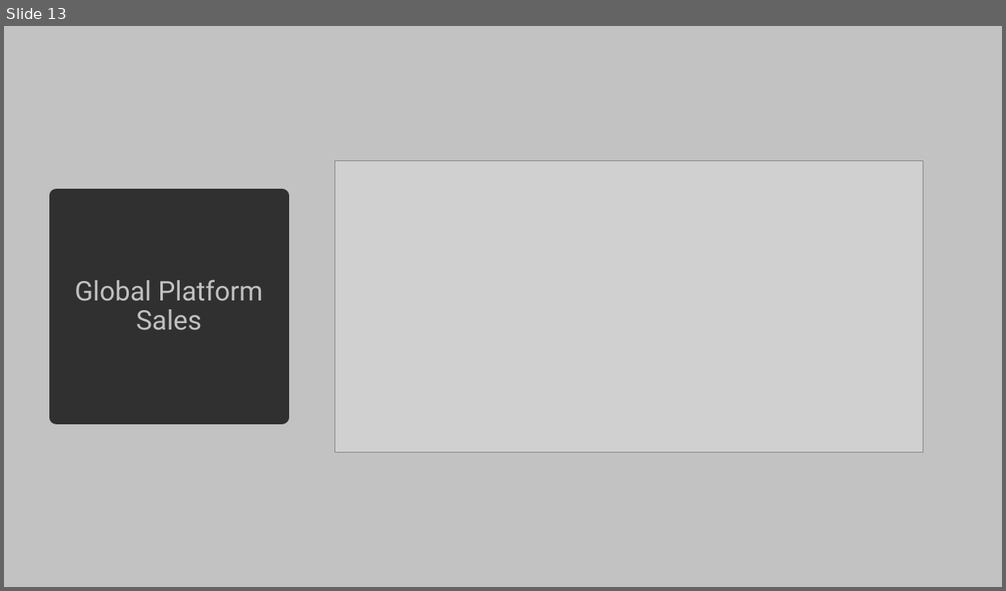
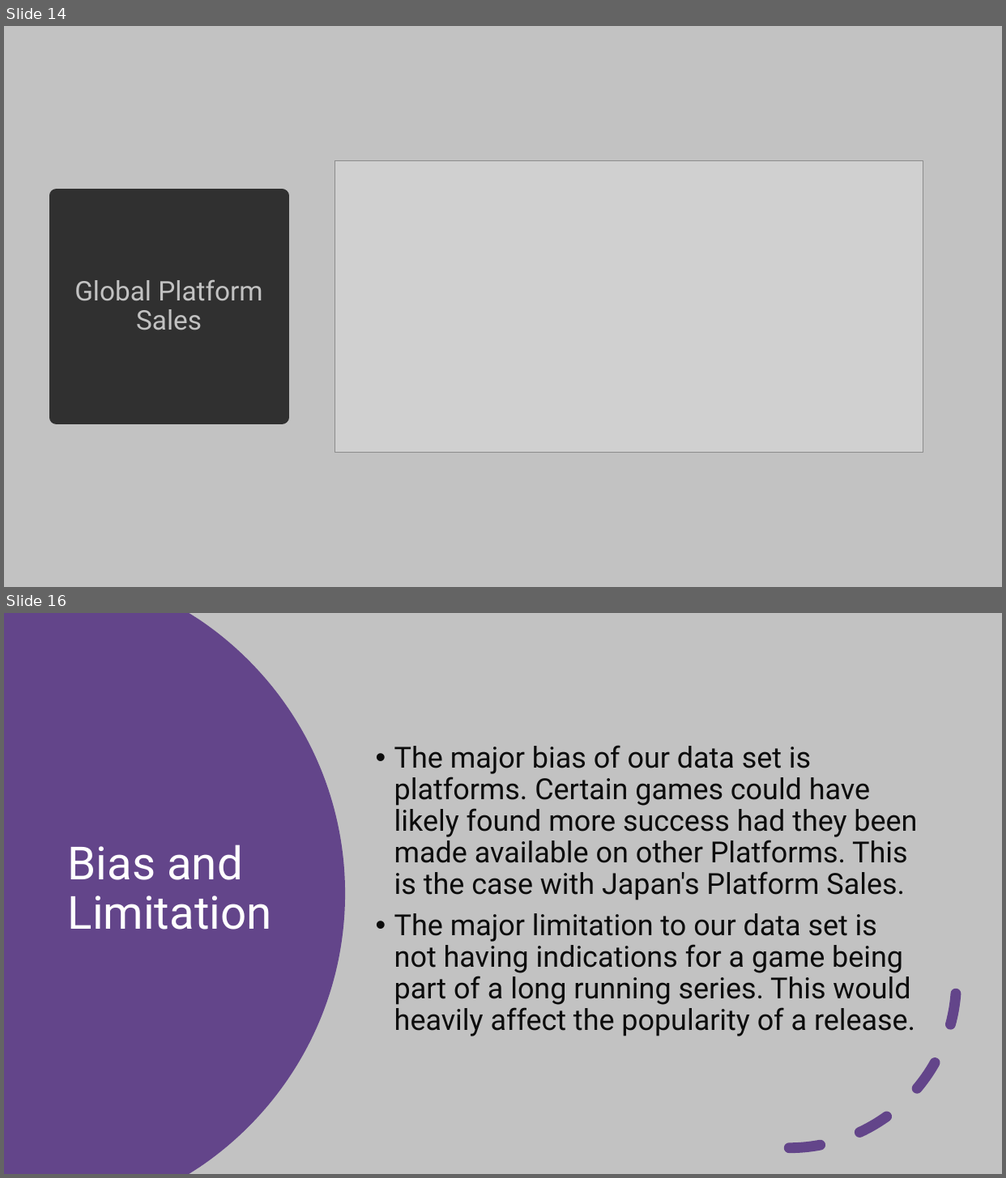
Before and after one commit to CymbalOfJoy/Project_1-Group_3, a slide deck: Power Point/Group 3 Presentation.pptx. Shown one above the other, each under a label of ours: slide 13 before the commit, slides 14 and 16 after it; the slides between them are not shown. The pictures are 1006x591 and 1006x1178 pixels, drawn with LibreOffice and Linux fonts; fonts in the diff are those of the drawing; grey boxes stand for pictures. Boxes give left, top, right and bottom in pixels: in the first picture for what was removed or moved away, otherwise in the second. Text is boxed around its words. In the diff, an @@ line names an element or a change of style, - is before the commit and + after.

```diff
--- a/Power Point/Group 3 Presentation.pptx
+++ b/Power Point/Group 3 Presentation.pptx
@@ slide 16 added at bbox=[4, 613, 1002, 1174], background #C2C2C2 @@
@@ freeform shape added at bbox=[4, 613, 345, 1174], fill #63458A @@
@@ text added at bbox=[394, 745, 917, 1037], 28 pt, text #0C0C0C @@
+• The major bias of our data set is platforms. Certain games could have likely found more success had they been made available on other Platforms. This is the case with Japan's Platform Sales.
+• The major limitation to our data set is not having indications for a game being part of a long running series. This would heavily affect the popularity of a release.
@@ arc (boxed as its full ellipse) added at bbox=[622, 815, 957, 1149], outline #63458A 10 pt dashed @@
@@ title added at bbox=[68, 845, 272, 930], 44 pt, text #FFFFFF @@
+Bias and Limitation
@@ what was slide 13 is now slide 14 @@
```
Also in this commit, not shown: 1 slide changed, 5 other slides added, 2 other files.
